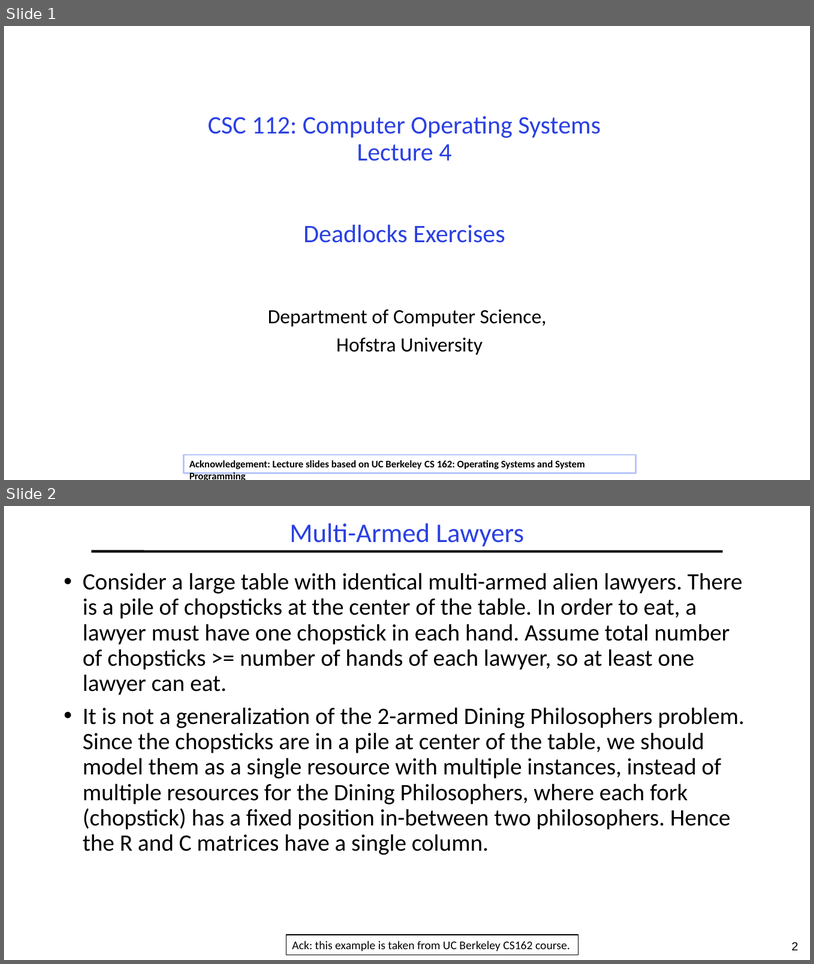
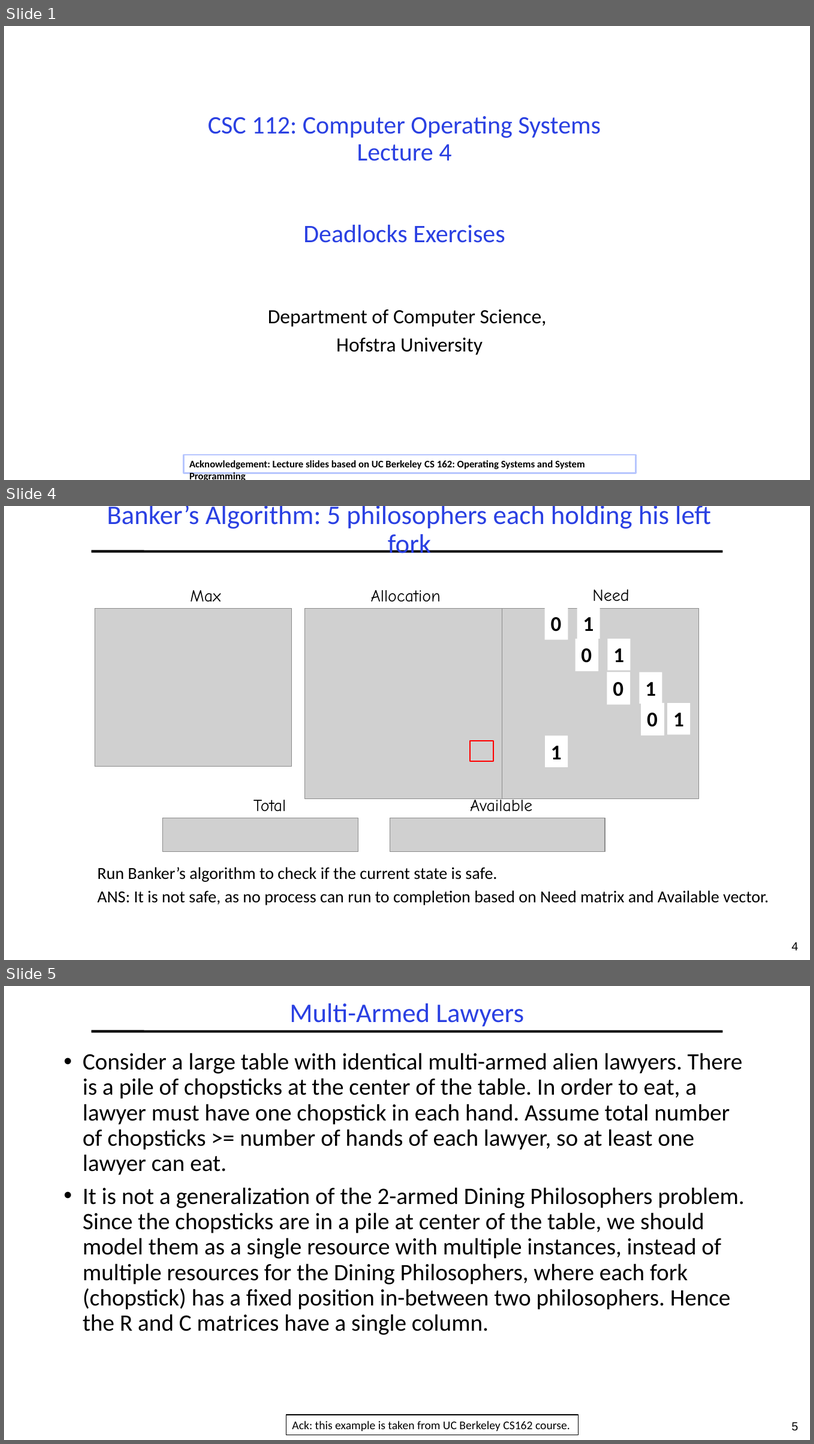
Before and after one commit to guhofstra/CSC256Fa25, a slide deck: PPTs/L4-Exercises ANS.pptx. Shown one above the other, each under a label of ours: slides 1 and 2 before the commit, slides 1, 4 and 5 after it; the slides between them are not shown. The pictures are 814x964 and 814x1444 pixels, drawn with LibreOffice and Linux fonts; fonts in the diff are those of the drawing; grey boxes stand for pictures. Boxes give left, top, right and bottom in pixels: in the first picture for what was removed or moved away, otherwise in the second. Text is boxed around its words. In the diff, an @@ line names an element or a change of style, - is before the commit and + after.

```diff
--- a/PPTs/L4-Exercises ANS.pptx
+++ b/PPTs/L4-Exercises ANS.pptx
@@ slide 4 added at box(4, 506, 810, 960), background #FFFFFF; not listed: 2 template elements that a slide beside it also shows @@
@@ title added at box(107, 506, 711, 553), 32 pt, text #2A40E2 @@
+Banker’s Algorithm: 5 philosophers each holding his left fork
@@ text added at box(190, 590, 221, 602), 20 pt, text #000000 @@
+Max
@@ text added at box(371, 590, 441, 602), 20 pt, text #000000 @@
+Allocation
@@ text added at box(593, 589, 629, 601), 20 pt, text #000000 @@
+Need
@@ picture added at box(95, 608, 292, 766) @@
@@ picture added at box(305, 608, 502, 798) @@
@@ picture added at box(503, 608, 699, 798) @@
@@ rectangle added at box(545, 607, 569, 640), fill #FFFFFF, 25 pt, text #000000, bold @@
+0
@@ rectangle added at box(578, 607, 600, 639), fill #FFFFFF, 25 pt, text #000000, bold @@
+1
@@ rectangle added at box(576, 639, 599, 671), fill #FFFFFF, 25 pt, text #000000, bold @@
+0
@@ rectangle added at box(608, 639, 632, 670), fill #FFFFFF, 25 pt, text #000000, bold @@
+1
@@ rectangle added at box(608, 672, 631, 705), fill #FFFFFF, 25 pt, text #000000, bold @@
+0
@@ rectangle added at box(640, 672, 663, 703), fill #FFFFFF, 25 pt, text #000000, bold @@
+1
@@ rectangle added at box(642, 703, 665, 735), fill #FFFFFF, 25 pt, text #000000, bold @@
+0
@@ rectangle added at box(668, 703, 691, 734), fill #FFFFFF, 25 pt, text #000000, bold @@
+1
@@ rectangle added at box(545, 735, 569, 767), fill #FFFFFF, 25 pt, text #000000, bold @@
+1
@@ rectangle added at box(470, 741, 494, 760), outline #FF0000 1.5 pt @@
@@ text added at box(254, 799, 286, 811), 20 pt, text #000000 @@
+Total
@@ text added at box(470, 796, 533, 811), 20 pt, text #000000 @@
+Available
@@ picture added at box(163, 818, 359, 852) @@
@@ picture added at box(390, 818, 606, 852) @@
@@ text added at box(98, 867, 769, 905), 20 pt, text #000000 @@
+  Run Banker’s algorithm to check if the current state is safe.
+  ANS: It is not safe, as no process can run to completion based on Need matrix and Available vector.
@@ what was slide 2 is now slide 5 @@
@@ page number at box(792, 1422, 798, 1431): text changed @@
-2
+5
```
Also in this commit, not shown: 2 other slides added, 5 other files.
